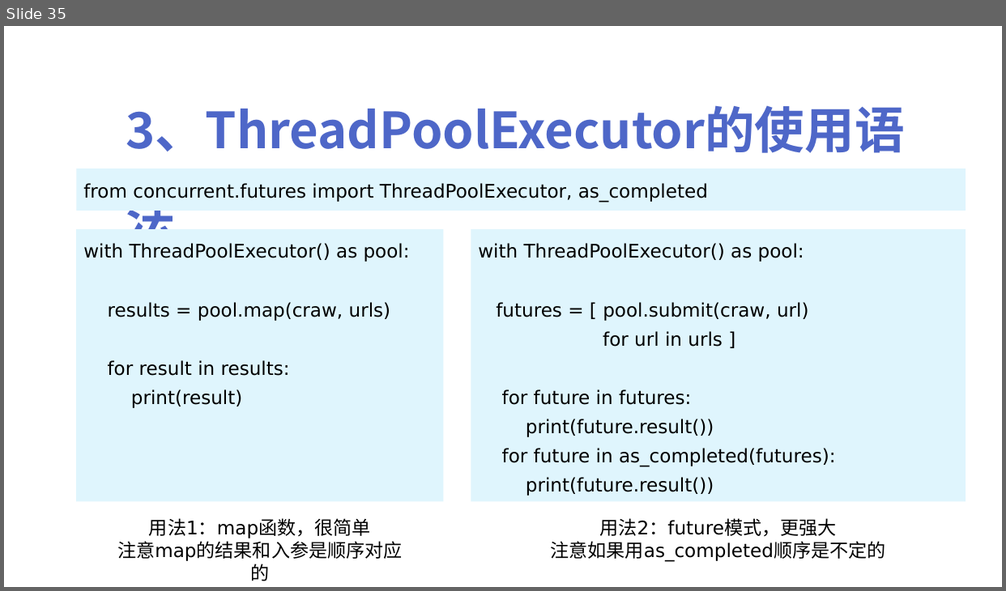
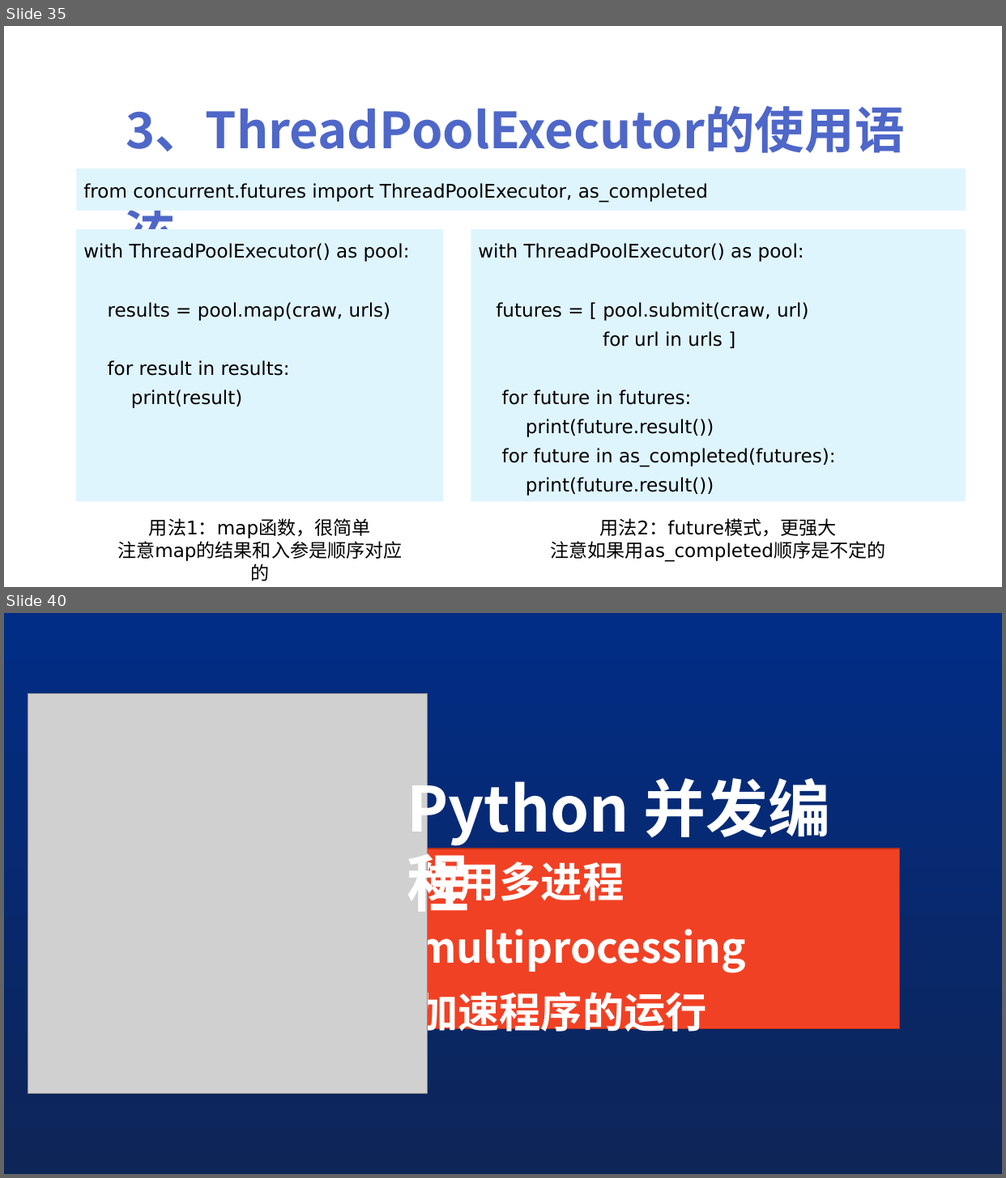
Before and after one commit to peiss/ant-learn-python-concurrent, a slide deck: Python并发编程简介.pptx. Shown one above the other, each under a label of ours: slide 35 before the commit, slides 35 and 40 after it; the slides between them are not shown. The pictures are 1006x591 and 1006x1178 pixels, drawn with LibreOffice and Linux fonts; fonts in the diff are those of the drawing; grey boxes stand for pictures. Boxes give left, top, right and bottom in pixels: in the first picture for what was removed or moved away, otherwise in the second. Text is boxed around its words. In the diff, an @@ line names an element or a change of style, - is before the commit and + after.

```diff
--- a/Python并发编程简介.pptx
+++ b/Python并发编程简介.pptx
@@ slide 40 added at (4, 613, 1002, 1174), background gradient #012D86 to #0E2557 @@
@@ picture added at (28, 694, 428, 1093) @@
@@ text added at (407, 769, 831, 908), 60 pt, text #FFFFFF, bold @@
+Python 并发编程
@@ title added at (409, 849, 900, 1029), fill #F14124, outline #B2301B 1 pt, 40 pt, text #FFFFFF, bold @@
+使用多进程multiprocessing
+加速程序的运行
```
Also in this commit, not shown: 8 other slides added, 2 other files.
